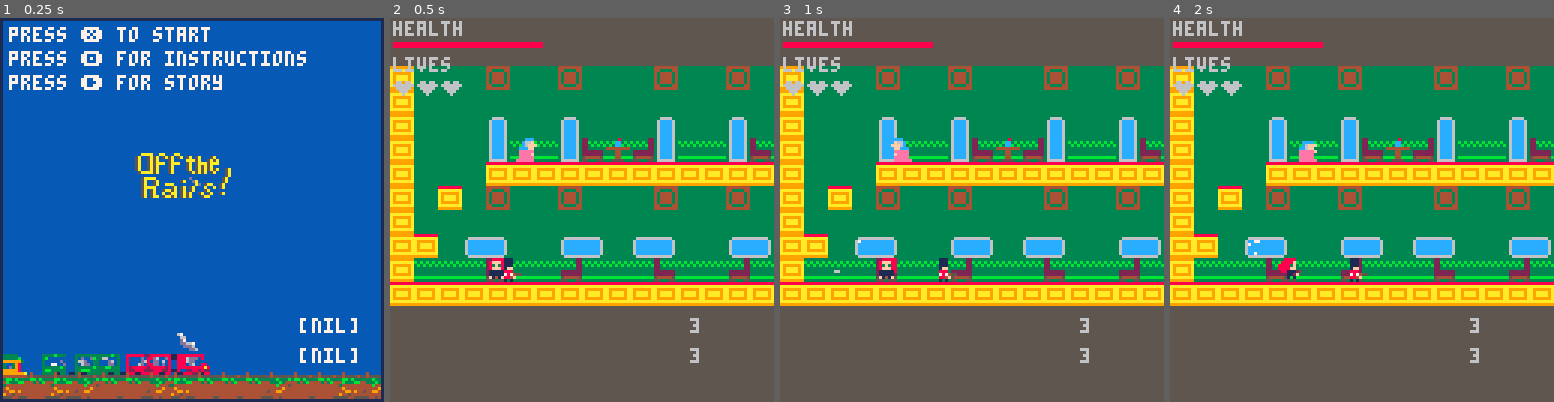
Above: before the commit, frames 1-4 (left to right).
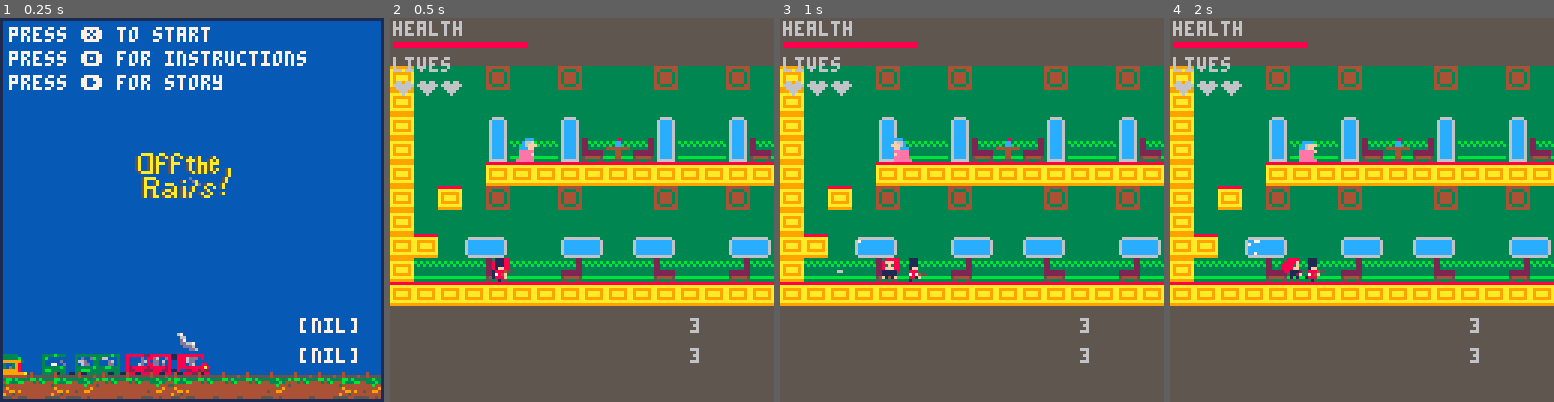
Above: after the commit, the same moments.

Repository: hggorel/Off-The-Rails
Game: PICO-8 cartridge offtherails.p8
The game is run twice, just before and just after one commit, with the same random seed, the same clock (stepped at 60 frames per second) and the same inputs.
Inputs:
- Up to frame 1 (0.25 s): no input
- Up to frame 2 (0.5 s): tap X (X key) at 0.33 s
- Up to frame 3 (1 s): tap O (Z key) at 0.7 s
- Up to frame 4 (2 s): tap X (X key) at 1.07, 1.85 s; hold Right from 1.6 s (still down); tap O (Z key) at 1.7 s

Frame 1 is identical in both runs. In frame 2, 0.4% of the frame differs, in the area x 25-40%, y 6-69%; in frame 3, 0.6%, in the area x 14-47%, y 6-69%; in frame 4, 0.6%.

Commit message:
Soldiers move and shoot pretty nicely now.

Diff:
--- a/offtherails.p8
+++ b/offtherails.p8
@@ -1,5 +1,5 @@
 pico-8 cartridge // http://www.pico-8.com
-version 32
+version 33
 __lua__
 --basic set up sections
 --in the game
@@ -177,12 +177,13 @@
 
 end
 
-function create_enemy(type, sprite, x, y, health)
+function create_enemy(type, sprite, x, y, health, firerate)
 	local actor = {
 		type = type,
 		sprite = sprite,
 		move_count = 0,
 		shoot_count = 0,
+		firerate = firerate,
 		health = health,
 		flipx = false,
 		is_standing = true,
@@ -201,7 +202,8 @@
 end
 
 function create_soldier(x, y)
-	create_enemy("soldier", 16, x, y, 5)
+	-- type of enemy, sprite, x start, y start, health, fire rate
+	create_enemy("soldier", 16, x, y, 5, 50)
 end
 
 function create_bames(newx, newy)
@@ -282,9 +284,24 @@
 	if(soldier.flipx and (distance_left < 1 or ledge_dist_left < 2)) soldier.flipx = false
 	if(not soldier.flipx and (distance_right < 1 or ledge_dist_right < 2)) soldier.flipx = true
 
-	if(soldier.flipx and distance_left >= 1) soldier.x -= 1
-	if(not soldier.flipx and distance_right >= 1) soldier.x += 1
-
+	if(soldier.flipx and distance_left >= 1) soldier.x -= 0.5
+	if(not soldier.flipx and distance_right >= 1) soldier.x += 0.5
+
+	if soldier.shoot_count %  soldier.firerate == 0 then
+	 basic_shoot(soldier.x, soldier.y, soldier.flipx)
+	end
+
+	soldier.shoot_count += 1
+
+end
+
+function animate_soldier(soldier)
+		soldier.move_count += 1
+
+		if (soldier.move_count % 3 == 0) then
+			soldier.sprite += 1
+			if(soldier.sprite > 19) soldier.sprite = 16
+		end
 end
 
 function moving_actors()
@@ -303,6 +320,7 @@
 
 		if actor.type == "soldier" then
 			move_soldier(actor)
+			animate_soldier(actor)
 		end
 	end
 		-- if the enemy is a soldier
@@ -1266,14 +1284,14 @@
 0aaaa000011111000f2110000f2110000f2110000f4110000f4110000f41100000111000001f1000081118800a2a82a044000000440000000f17771f00000000
 009040000f101f0000101500001010000015100000101500001010000015100000151500001515000011104500222200000000004400000001a7711000000000
 0000000000505000005000000050500000005000005000000050500000005000000000000000000005151400077777700000000000000000111711a100000000
-01110000001110000011100000111000011100000044400000444000004440000044400000444000000000000000000000000000000000000044400000000000
-0111000000111000001110000011100001110000004fc000004fc000004fc000004fc000004fc000004440000044400000444000004440000044440000000000
-0111000000111000001110000011100001ff000000fff00000fff00000fff00000fff00000fff0000044440000444400004444000044440004fff06000000000
-01ff0000001ff000001ff000001ff00008880000001770550017705500177055001770550017705504fff00004fff00004fff00004fff0600044440000000000
-088800000088845500888000008884550788f55000117f0000117f0000117f0000117f0000117f00004440600044406000444060004444000444400000000000
-0787455000784f000078745500784f000884000000f1100000f1100000f1100000f1100000f11000004444000044440000444400004440000101000000000000
-0884f0000188800001884f0000888000101000000010100000101000051010000010100005151000004440000144400001444000004440000000000000000000
-01010000000100000000100001010000000000000050500005050000000050000505000000000000001010000001000000001000000101000000000000000000
+01110000011100000111000001110000011100000044400000444000004440000044400000444000000000000000000000000000000000000044400000000000
+0111000001110000011100000111000001110000004fc000004fc000004fc000004fc000004fc000004440000044400000444000004440000044440000000000
+0111000001110000011100000111000001ff000000fff00000fff00000fff00000fff00000fff0000044440000444400004444000044440004fff06000000000
+01ff000001ff000001ff000001ff000008880000001770550017705500177055001770550017705504fff00004fff00004fff00004fff0600044440000000000
+088800000888455008880000088845500788f55000117f0000117f0000117f0000117f0000117f00004440600044406000444060004444000444400000000000
+078745500784f000078745500784f0000884000000f1100000f1100000f1100000f1100000f11000004444000044440000444400004440000101000000000000
+0884f000188800000881f00001880000101000000010100000101000051010000010100005151000004440000144400001444000004440000000000000000000
+01010000001000000100000000010000000000000050500005050000000050000505000000000000001010000001000000001000000101000000000000000000
 88888888333333333333333300888888888118888888228888880033b33333333333300000000022000080004444444434444443344444433333333300000000
 aaaaaaaa3366666666666633008cddd6888118dcc6d88cdcccc8003ccc6633bdccdc300000000022000cc0004433334445666654456666543366663300000000
 a999999a360000000000006300cccdd6888008c6cddc86dcccc8003c6dccc33ccd66300000000022000cc0004344443446333364463333643600006300000000
